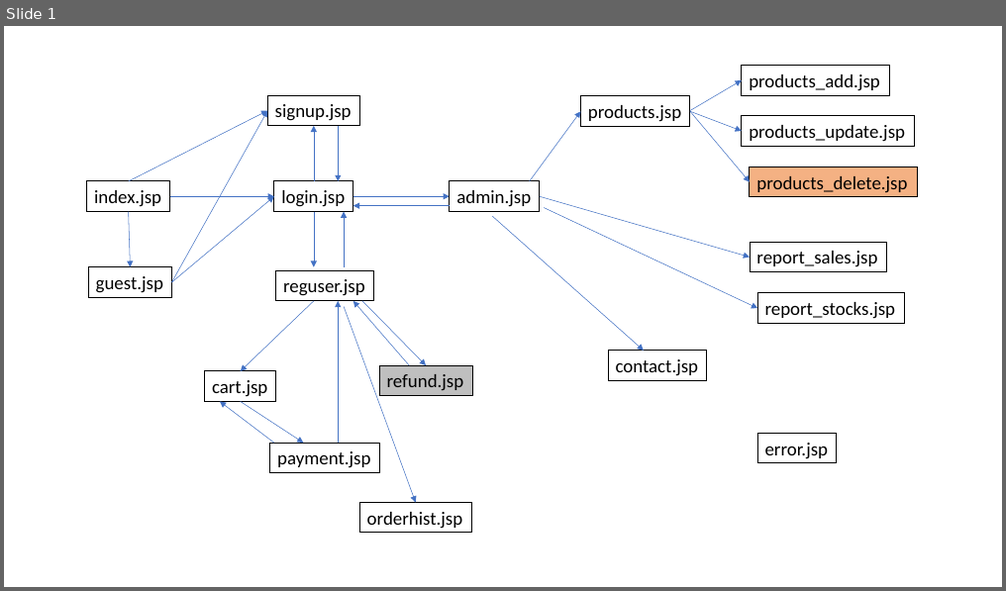
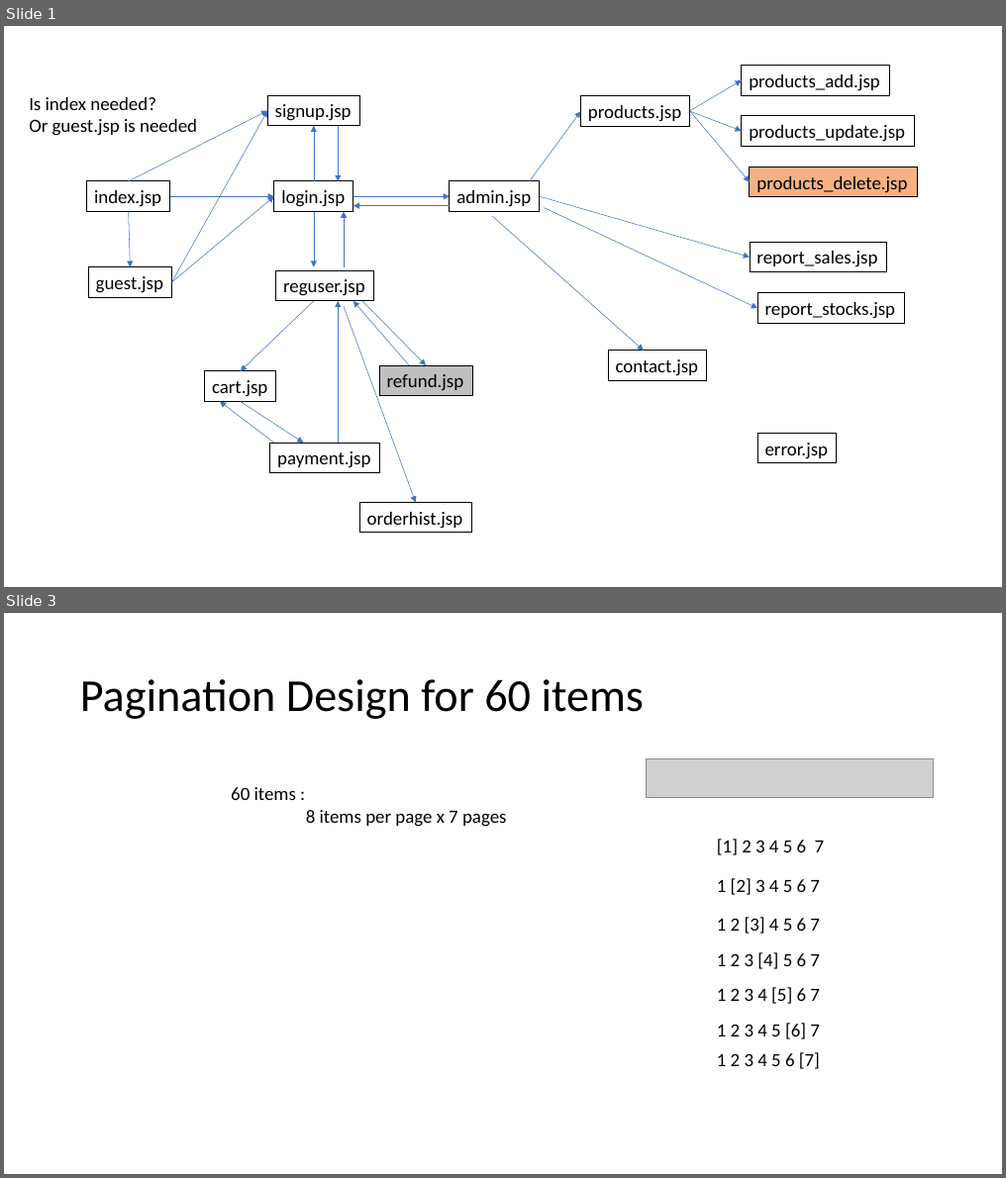
Before and after one commit to laurenangela-macalinao/onlinestore, a slide deck: OnlineStoreDesign.pptx. Shown one above the other, each under a label of ours: slide 1 before the commit, slides 1 and 3 after it; the slides between them are not shown. The pictures are 1006x591 and 1006x1178 pixels, drawn with LibreOffice and Linux fonts; fonts in the diff are those of the drawing; grey boxes stand for pictures. Boxes give left, top, right and bottom in pixels: in the first picture for what was removed or moved away, otherwise in the second. Text is boxed around its words. In the diff, an @@ line names an element or a change of style, - is before the commit and + after.

```diff
--- a/OnlineStoreDesign.pptx
+++ b/OnlineStoreDesign.pptx
@@ slide 3 added at box(4, 613, 1002, 1174), background #FFFFFF @@
@@ title added at box(80, 679, 644, 719), 44 pt, text #000000 @@
+Pagination Design for 60 items
@@ picture added at box(646, 759, 933, 798) @@
@@ text added at box(231, 787, 506, 827), 18 pt, text #000000 @@
+60 items :
+8 items per page x 7 pages
@@ text added at box(717, 839, 825, 856), 18 pt, text #000000 @@
+[1] 2 3 4 5 6 7
@@ text added at box(717, 878, 820, 895), 18 pt, text #000000 @@
+1 [2] 3 4 5 6 7
@@ text added at box(717, 917, 820, 934), 18 pt, text #000000 @@
+1 2 [3] 4 5 6 7
@@ text added at box(717, 953, 820, 969), 18 pt, text #000000 @@
+1 2 3 [4] 5 6 7
@@ text added at box(717, 987, 820, 1004), 18 pt, text #000000 @@
+1 2 3 4 [5] 6 7
@@ text added at box(717, 1023, 820, 1040), 18 pt, text #000000 @@
+1 2 3 4 5 [6] 7
@@ text added at box(717, 1053, 820, 1069), 18 pt, text #000000 @@
+1 2 3 4 5 6 [7]
@@ slide 1 changed as well @@
@@ text added at box(29, 97, 197, 136), 18 pt, text #000000 @@
+Is index needed?
+Or guest.jsp is needed
```
Also in this commit, not shown: 1 other slide added, 15 other files.
